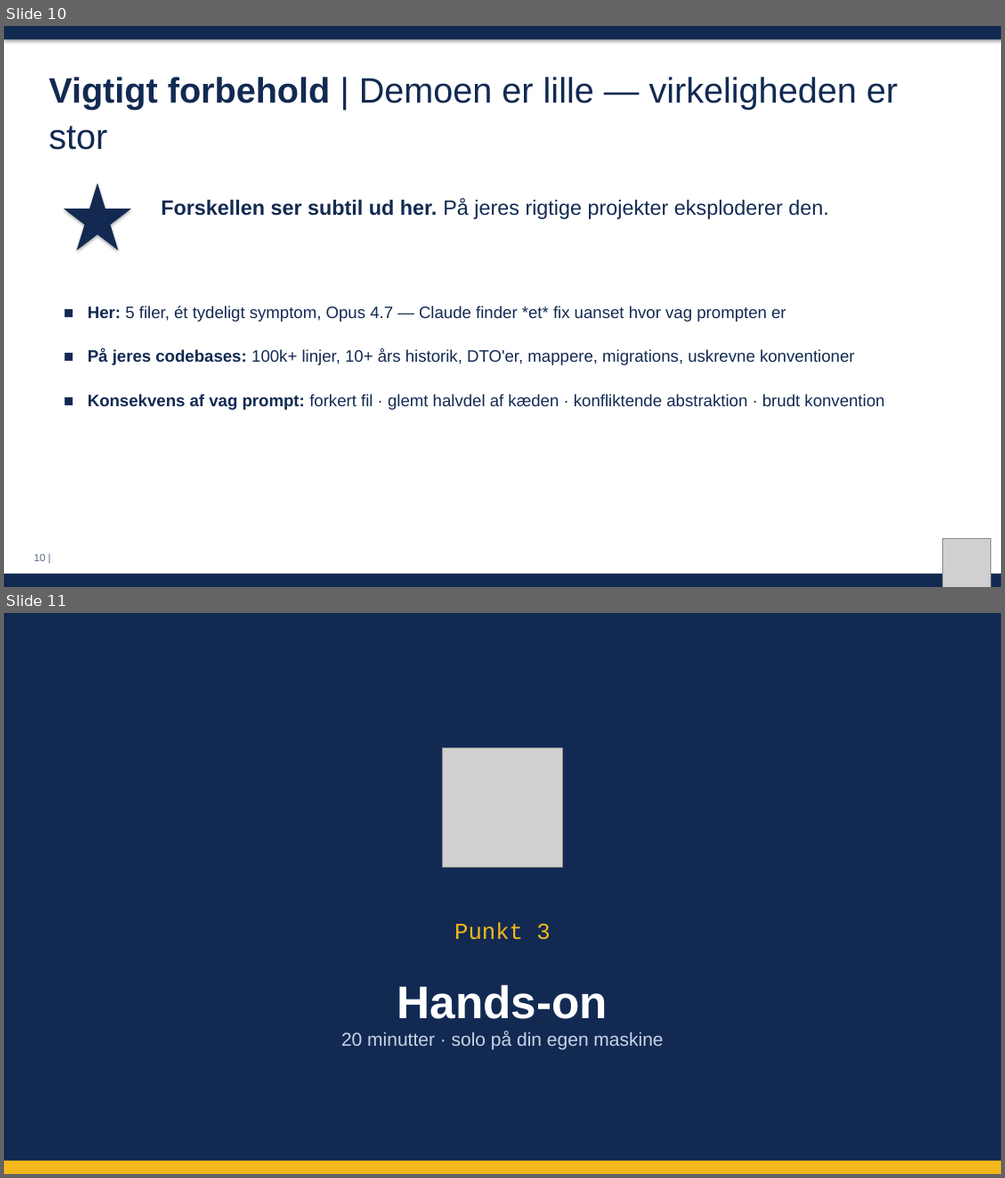
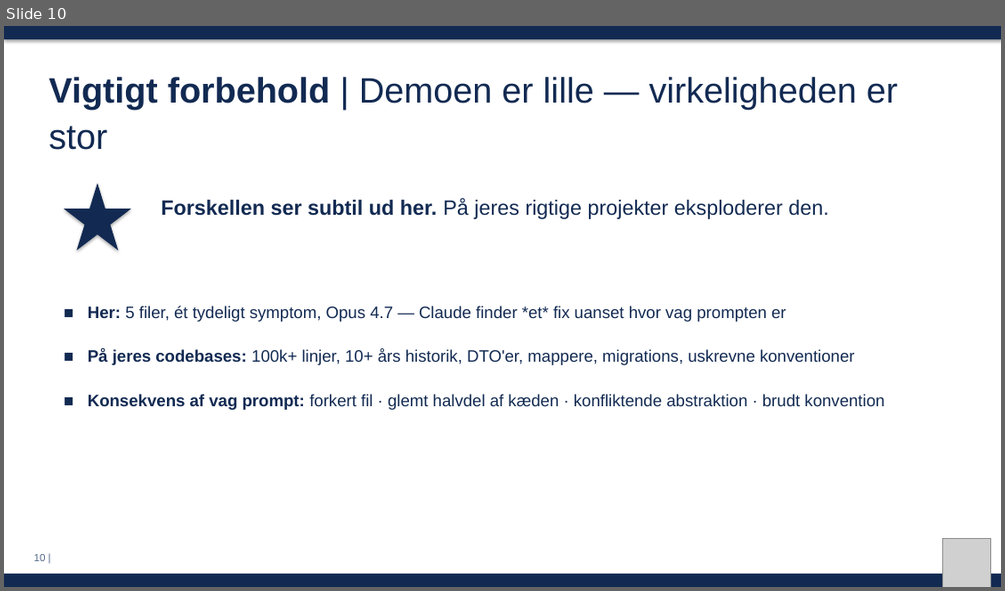
Before and after one commit to MatiasGramkow/EDCxClaudeWorkshop, a slide deck: slides/session1.pptx. Shown one above the other, each under a label of ours: slides 10 and 11 before the commit, slide 10 after it. The pictures are 1005x1178 and 1005x591 pixels, drawn with LibreOffice and Linux fonts; fonts in the diff are those of the drawing; grey boxes stand for pictures. Boxes give left, top, right and bottom in pixels: in the first picture for what was removed or moved away, otherwise in the second. Text is boxed around its words. In the diff, an @@ line names an element or a change of style, - is before the commit and + after.

```diff
--- a/slides/session1.pptx
+++ b/slides/session1.pptx
@@ slide 11 removed at <box>4,613,1001,1174</box>, background #FFFFFF @@
@@ rectangle removed at <box>4,613,1001,1174</box> @@
@@ picture removed at <box>443,747,563,868</box> @@
@@ text removed at <box>454,922,550,940</box> @@
-Punkt 3
@@ text removed at <box>397,984,607,1019</box> @@
-Hands-on
@@ text removed at <box>341,1031,663,1050</box> @@
-20 minutter · solo på din egen maskine
@@ rectangle removed at <box>4,1160,1001,1174</box> @@
```
Also in this commit, not shown: 1 slide added, 1 other file.
